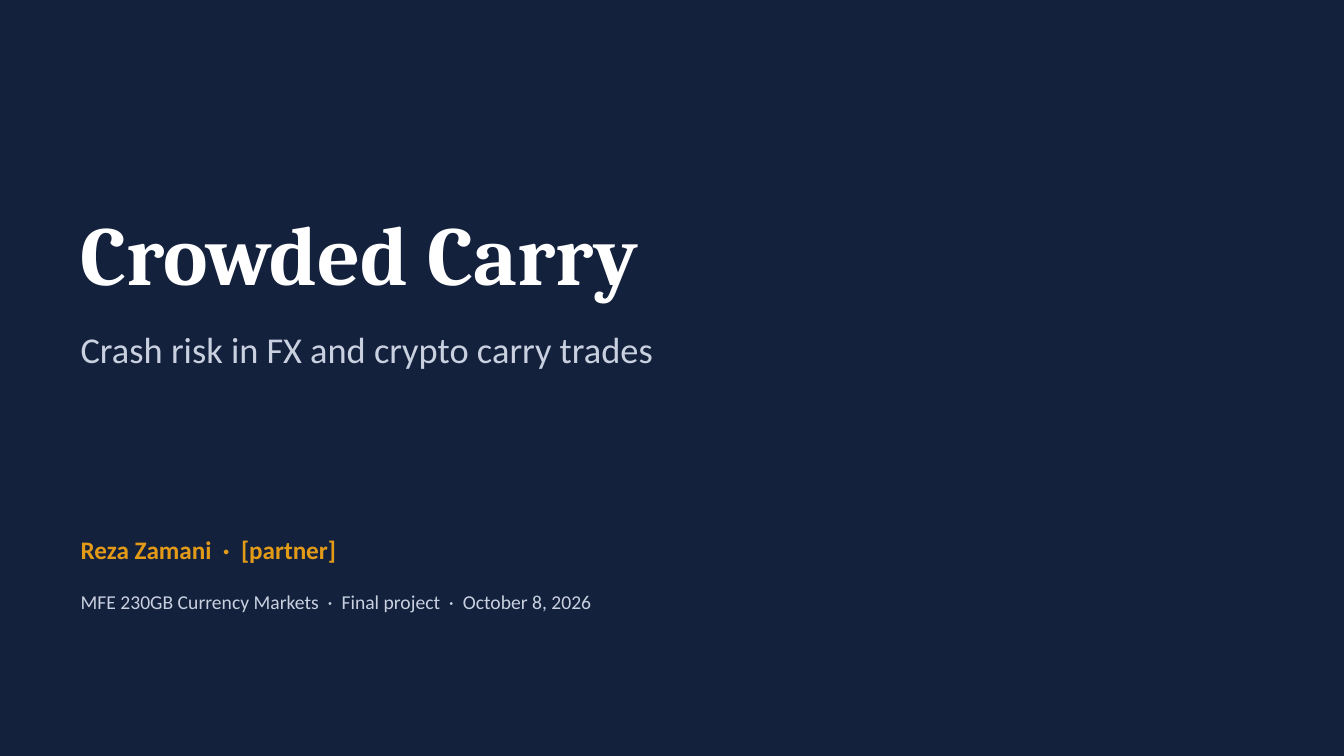
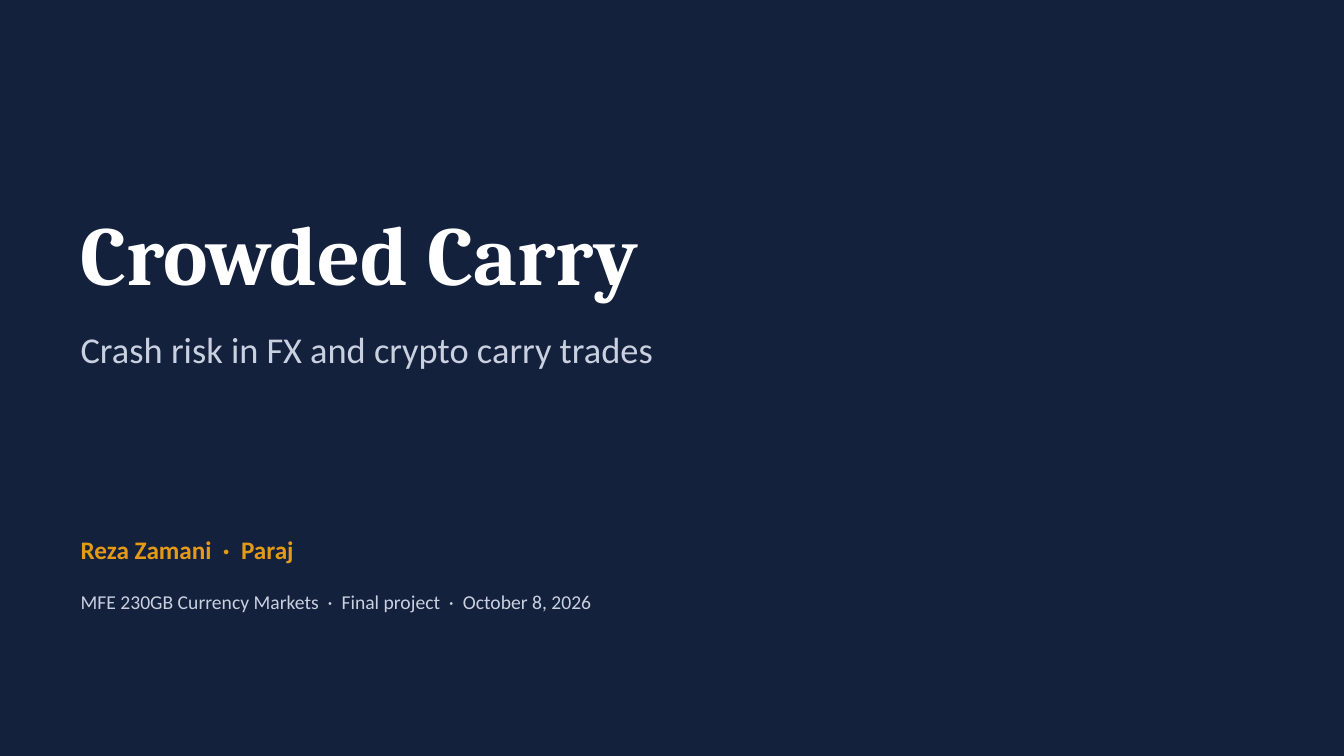
Before and after one commit to rezazamani2329/currency-crypto-carry, a slide deck: slide 1 of slides/presentation.pptx. Drawn at 1344x756 pixels with LibreOffice and Linux fonts; fonts in the diff are those of the drawing. Boxes give left, top, right and bottom in pixels: in the first picture for what was removed or moved away, otherwise in the second. Text is boxed around its words. In the diff, an @@ line names an element or a change of style, - is before the commit and + after.

Commit message:
Add co-author name (Paraj) to README and title slide

```diff
--- a/slides/presentation.pptx
+++ b/slides/presentation.pptx
@@ text at (x1=81, y1=541, x2=294, y2=564): text changed @@
-Reza Zamani · [partner]
+Reza Zamani · Paraj
```
Also in this commit, not shown: 2 other files.
